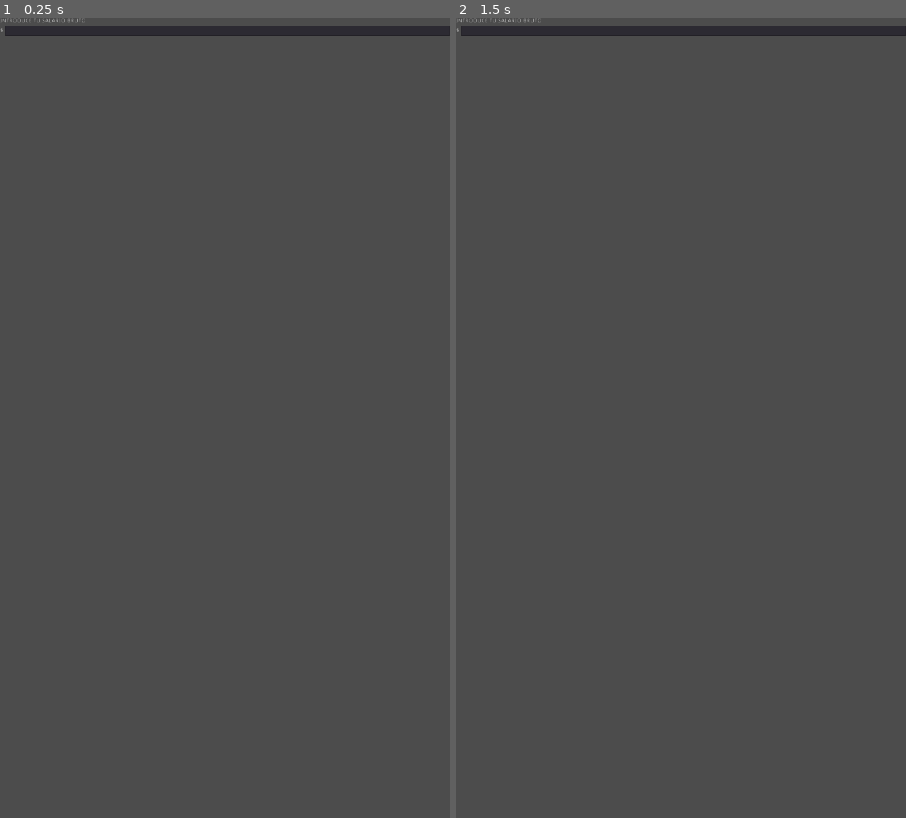
Above: before the commit, frames 1-2 (left to right).
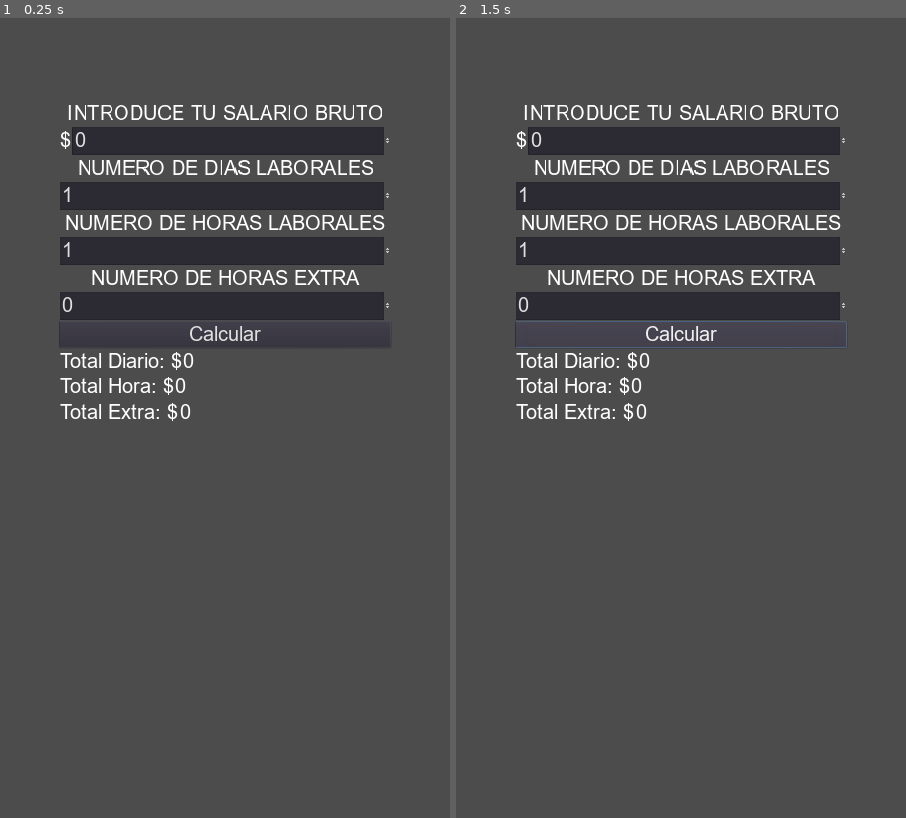
Above: after the commit, the same moments.

Repository: NintenDuck/Calculadora-Salario
Game: Godot game, scene res://Scenes/main.tscn
Same seed, same stepped clock (60 frames per second), same inputs: the game is played once before the commit and once after it.
Inputs (mouse positions are in pixels of both pictures, inside the frame that each line leads up to):
- Up to frame 1 (0.25 s): no input
- Up to frame 2 (1.5 s): click (681, 338) at 0.5 s, where only the run after the commit has a clickable "Calcular"; click (681, 338) at 1.25 s, where only the run after the commit has a clickable "Calcular"

The runs differ from the first frame. In frame 1, 14% of the frame differs, in the area x 0-100%, y 0-51%; in frame 2, 14%.

Commit message:
Add: fonts, and programm properly working

Diff:
--- a/Resources/Themes/Default_Theme.tres
+++ b/Resources/Themes/Default_Theme.tres
@@ -1,3 +1,10 @@
-[gd_resource type="Theme" format=2]
+[gd_resource type="Theme" load_steps=3 format=2]
+
+[ext_resource path="res://Resources/Fonts/ARIAL.TTF" type="DynamicFontData" id=1]
+
+[sub_resource type="DynamicFont" id=1]
+size = 50
+font_data = ExtResource( 1 )
 
 [resource]
+default_font = SubResource( 1 )
--- a/Scenes/main.tscn
+++ b/Scenes/main.tscn
@@ -1,31 +1,174 @@
-[gd_scene format=2]
+[gd_scene load_steps=3 format=2]
+
+[ext_resource path="res://Resources/Themes/Default_Theme.tres" type="Theme" id=1]
+[ext_resource path="res://Scripts/main.gd" type="Script" id=2]
 
 [node name="Main" type="Control"]
 anchor_right = 1.0
 anchor_bottom = 1.0
+theme = ExtResource( 1 )
+script = ExtResource( 2 )
 
-[node name="VBoxContainer" type="VBoxContainer" parent="."]
-anchor_right = 1.0
+[node name="MarginUI" type="MarginContainer" parent="."]
+anchor_left = 0.5
+anchor_right = 0.5
 anchor_bottom = 1.0
+margin_left = -397.5
+margin_top = 200.0
+margin_right = 397.5
+margin_bottom = -200.0
 
-[node name="LabelSalary" type="Label" parent="VBoxContainer"]
-margin_right = 1080.0
-margin_bottom = 14.0
+[node name="VBoxContainer" type="VBoxContainer" parent="MarginUI"]
+margin_right = 806.0
+margin_bottom = 1520.0
+
+[node name="VboxSalarioSemana" type="VBoxContainer" parent="MarginUI/VBoxContainer"]
+margin_right = 806.0
+margin_bottom = 128.0
+
+[node name="LabelSalary" type="Label" parent="MarginUI/VBoxContainer/VboxSalarioSemana"]
+margin_right = 806.0
+margin_bottom = 57.0
 text = "INTRODUCE TU SALARIO BRUTO"
+align = 1
 
-[node name="HBoxContainer" type="HBoxContainer" parent="VBoxContainer"]
-margin_top = 18.0
-margin_right = 1080.0
-margin_bottom = 42.0
+[node name="InputMargin" type="HBoxContainer" parent="MarginUI/VBoxContainer/VboxSalarioSemana"]
+margin_top = 61.0
+margin_right = 806.0
+margin_bottom = 128.0
 
-[node name="LabelDollarSymbol" type="Label" parent="VBoxContainer/HBoxContainer"]
+[node name="LabelDollarSymbol" type="Label" parent="MarginUI/VBoxContainer/VboxSalarioSemana/InputMargin"]
 margin_top = 5.0
-margin_right = 8.0
-margin_bottom = 19.0
+margin_right = 28.0
+margin_bottom = 62.0
 text = "$"
 
-[node name="InputSalayr" type="LineEdit" parent="VBoxContainer/HBoxContainer"]
-margin_left = 12.0
-margin_right = 1080.0
-margin_bottom = 24.0
+[node name="InputSalary" type="SpinBox" parent="MarginUI/VBoxContainer/VboxSalarioSemana/InputMargin"]
+unique_name_in_owner = true
+margin_left = 32.0
+margin_right = 806.0
+margin_bottom = 67.0
 size_flags_horizontal = 3
+max_value = 1e+09
+
+[node name="VboxDiasXSemana" type="VBoxContainer" parent="MarginUI/VBoxContainer"]
+margin_top = 132.0
+margin_right = 806.0
+margin_bottom = 260.0
+
+[node name="LabelDias" type="Label" parent="MarginUI/VBoxContainer/VboxDiasXSemana"]
+margin_right = 806.0
+margin_bottom = 57.0
+text = "NUMERO DE DIAS LABORALES"
+align = 1
+
+[node name="InputDias" type="SpinBox" parent="MarginUI/VBoxContainer/VboxDiasXSemana"]
+unique_name_in_owner = true
+margin_top = 61.0
+margin_right = 806.0
+margin_bottom = 128.0
+size_flags_horizontal = 3
+min_value = 1.0
+value = 1.0
+
+[node name="VboxHorasXDia" type="VBoxContainer" parent="MarginUI/VBoxContainer"]
+margin_top = 264.0
+margin_right = 806.0
+margin_bottom = 392.0
+
+[node name="LabelHoras" type="Label" parent="MarginUI/VBoxContainer/VboxHorasXDia"]
+margin_right = 806.0
+margin_bottom = 57.0
+text = "NUMERO DE HORAS LABORALES"
+align = 1
+
+[node name="InputHoras" type="SpinBox" parent="MarginUI/VBoxContainer/VboxHorasXDia"]
+unique_name_in_owner = true
+margin_top = 61.0
+margin_right = 806.0
+margin_bottom = 128.0
+size_flags_horizontal = 3
+min_value = 1.0
+value = 1.0
+
+[node name="VboxHorasXDia2" type="VBoxContainer" parent="MarginUI/VBoxContainer"]
+margin_top = 396.0
+margin_right = 806.0
+margin_bottom = 524.0
+
+[node name="LabelHoras" type="Label" parent="MarginUI/VBoxContainer/VboxHorasXDia2"]
+margin_right = 806.0
+margin_bottom = 57.0
+text = "NUMERO DE HORAS EXTRA"
+align = 1
+
+[node name="InputExtra" type="SpinBox" parent="MarginUI/VBoxContainer/VboxHorasXDia2"]
+unique_name_in_owner = true
+margin_top = 61.0
+margin_right = 806.0
+margin_bottom = 128.0
+size_flags_horizontal = 3
+
+[node name="ButtonCalculate" type="Button" parent="MarginUI/VBoxContainer"]
+unique_name_in_owner = true
+margin_top = 528.0
+margin_right = 806.0
+margin_bottom = 591.0
+text = "Calcular"
+
+[node name="HBoxContainer" type="VBoxContainer" parent="MarginUI/VBoxContainer"]
+margin_top = 595.0
+margin_right = 806.0
+margin_bottom = 774.0
+
+[node name="HBoxContainer" type="HBoxContainer" parent="MarginUI/VBoxContainer/HBoxContainer"]
+margin_right = 806.0
+margin_bottom = 57.0
+
+[node name="Label" type="Label" parent="MarginUI/VBoxContainer/HBoxContainer/HBoxContainer"]
+margin_right = 307.0
+margin_bottom = 57.0
+text = "Total Diario: $"
+
+[node name="LabelResultDiario" type="Label" parent="MarginUI/VBoxContainer/HBoxContainer/HBoxContainer"]
+unique_name_in_owner = true
+margin_left = 311.0
+margin_right = 339.0
+margin_bottom = 57.0
+text = "0"
+
+[node name="HBoxContainer2" type="HBoxContainer" parent="MarginUI/VBoxContainer/HBoxContainer"]
+margin_top = 61.0
+margin_right = 806.0
+margin_bottom = 118.0
+
+[node name="Label" type="Label" parent="MarginUI/VBoxContainer/HBoxContainer/HBoxContainer2"]
+margin_right = 285.0
+margin_bottom = 57.0
+text = "Total Hora: $"
+
+[node name="LabelResultHora" type="Label" parent="MarginUI/VBoxContainer/HBoxContainer/HBoxContainer2"]
+unique_name_in_owner = true
+margin_left = 289.0
+margin_right = 317.0
+margin_bottom = 57.0
+text = "0"
+
+[node name="HBoxContainer3" type="HBoxContainer" parent="MarginUI/VBoxContainer/HBoxContainer"]
+margin_top = 122.0
+margin_right = 806.0
+margin_bottom = 179.0
+
+[node name="Label" type="Label" parent="MarginUI/VBoxContainer/HBoxContainer/HBoxContainer3"]
+margin_right = 293.0
+margin_bottom = 57.0
+text = "Total Extra: $"
+
+[node name="LabelResultExtra" type="Label" parent="MarginUI/VBoxContainer/HBoxContainer/HBoxContainer3"]
+unique_name_in_owner = true
+margin_left = 297.0
+margin_right = 325.0
+margin_bottom = 57.0
+text = "0"
+
+[connection signal="focus_entered" from="MarginUI/VBoxContainer/VboxDiasXSemana/InputDias" to="." method="_on_InputDias_focus_entered"]
--- /dev/null
+++ b/Scripts/main.gd
@@ -0,0 +1,41 @@
+extends Control
+
+onready var input_salary = get_node( '%InputSalary' )
+onready var input_dias = get_node( '%InputDias' )
+onready var input_horas = get_node( '%InputHoras' )
+onready var input_extra = get_node( '%InputExtra' )
+onready var button_calculate = get_node( '%ButtonCalculate' )
+onready var label_total_diario = get_node( '%LabelResultDiario' )
+onready var label_total_hora = get_node( '%LabelResultHora' )
+onready var label_total_extra = get_node( '%LabelResultExtra' )
+
+
+# FUNCIONES BASE
+func _ready() -> void:
+	button_calculate.connect( "pressed", self, "_calculate_salary" )
+	input_salary.get_line_edit().connect("focus_entered", self, "foo", [input_salary.get_line_edit()])
+	input_dias.get_line_edit().connect("focus_entered", self, "foo", [input_dias.get_line_edit()])
+	input_horas.get_line_edit().connect("focus_entered", self, "foo", [input_horas.get_line_edit()])
+	input_extra.get_line_edit().connect("focus_entered", self, "foo", [input_extra.get_line_edit()])
+
+#FUNCIONES PERSONALES
+func _calculate_salary() -> void:
+	var salario:Dictionary = {
+		'semanal':		0,
+		'diario':		0,
+		'hora':			0,
+		'extra':		0,
+	}
+
+	salario.semanal			= input_salary.value
+	salario.diario			= salario.semanal / input_dias.value
+	salario.hora			= salario.diario / input_horas.value
+	salario.extra			= salario.hora *  input_extra.value
+
+	label_total_diario.text	= str( salario.diario )
+	label_total_hora.text	= str( salario.hora )
+	label_total_extra.text	= str( salario.extra )
+
+func foo( line_node:LineEdit ) -> void:
+	yield( get_tree().create_timer(0.1), "timeout" )
+	line_node.select_all()
--- a/project.godot
+++ b/project.godot
@@ -18,6 +18,8 @@
 
 window/size/width=1080
 window/size/height=1920
+window/size/test_width=540
+window/size/test_height=960
 window/stretch/mode="2d"
 window/stretch/aspect="keep"
 
Binary file added: Resources/Fonts/ARIAL.TTF
